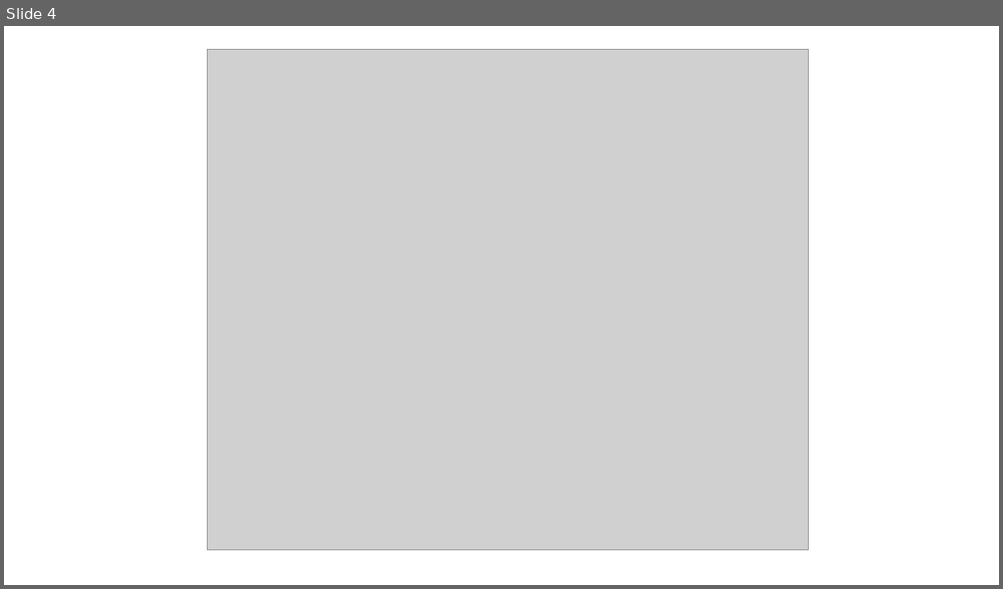
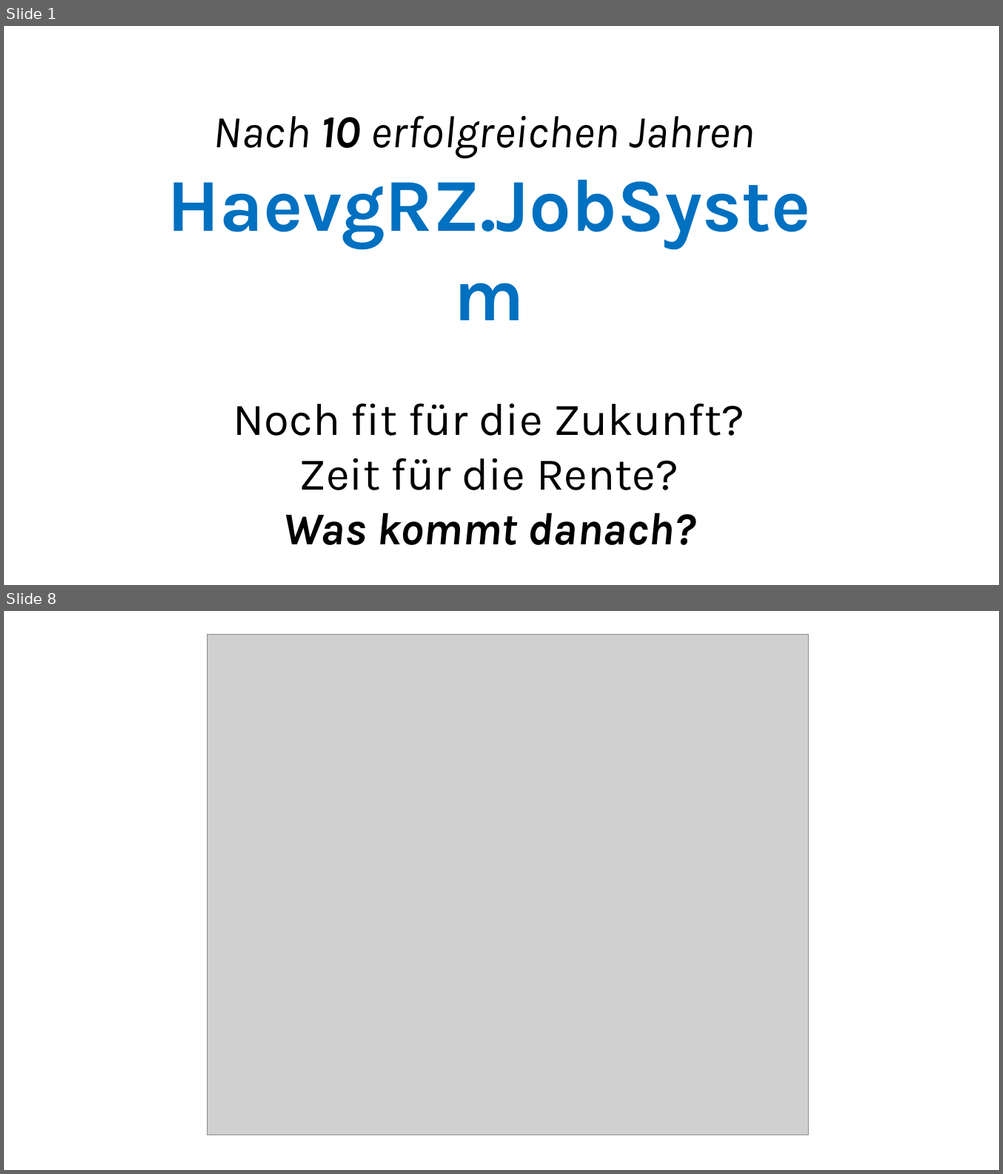
Before and after one commit to ckluth/josyn-platform, a slide deck: josyn-intro.pptx. Shown one above the other, each under a label of ours: slide 4 before the commit, slides 1 and 8 after it; the slides between them are not shown. The pictures are 1003x589 and 1003x1174 pixels, drawn with LibreOffice and Linux fonts; fonts in the diff are those of the drawing; grey boxes stand for pictures. Boxes give left, top, right and bottom in pixels: in the first picture for what was removed or moved away, otherwise in the second. Text is boxed around its words. In the diff, an @@ line names an element or a change of style, - is before the commit and + after.

```diff
--- a/josyn-intro.pptx
+++ b/josyn-intro.pptx
@@ slide 1 added at (x1=4, y1=26, x2=999, y2=585), background #FFFFFF @@
@@ text added at (x1=168, y1=116, x2=811, y2=545), 44 pt, text #000000 @@
+Nach 10 erfolgreichen Jahren
+HaevgRZ.JobSystem
+Noch fit für die Zukunft?
+Zeit für die Rente?
+Was kommt danach?
@@ what was slide 4 is now slide 8 @@
```
Also in this commit, not shown: 4 slides changed, 3 other slides added, 2 slides removed.
